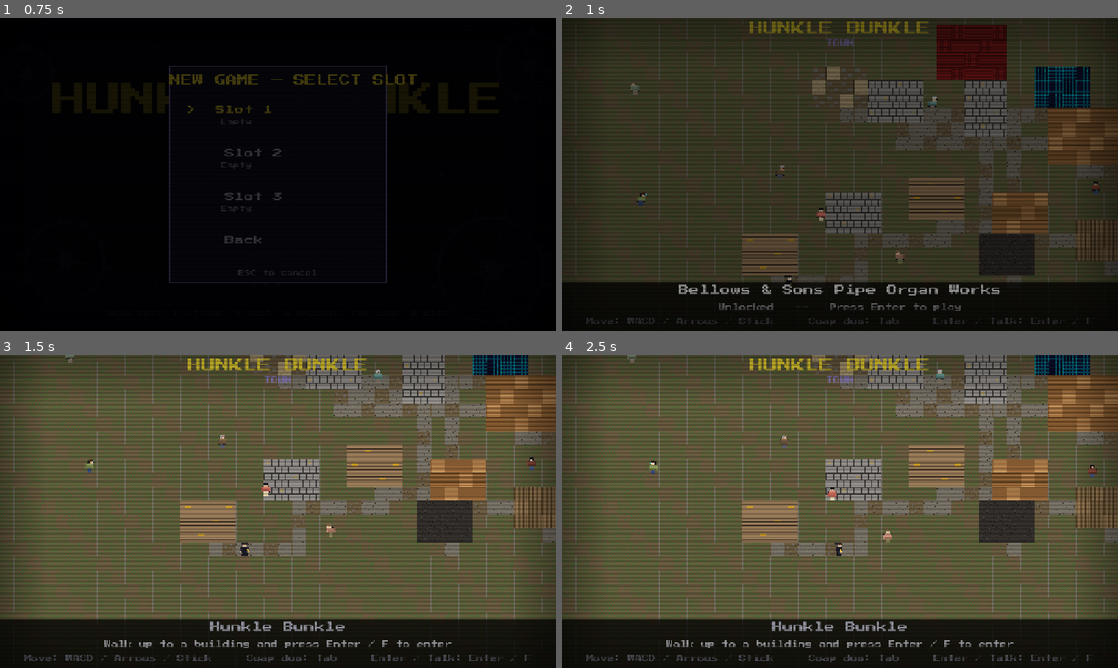
Above: before the commit, frames 1-4 (two rows, left to right).
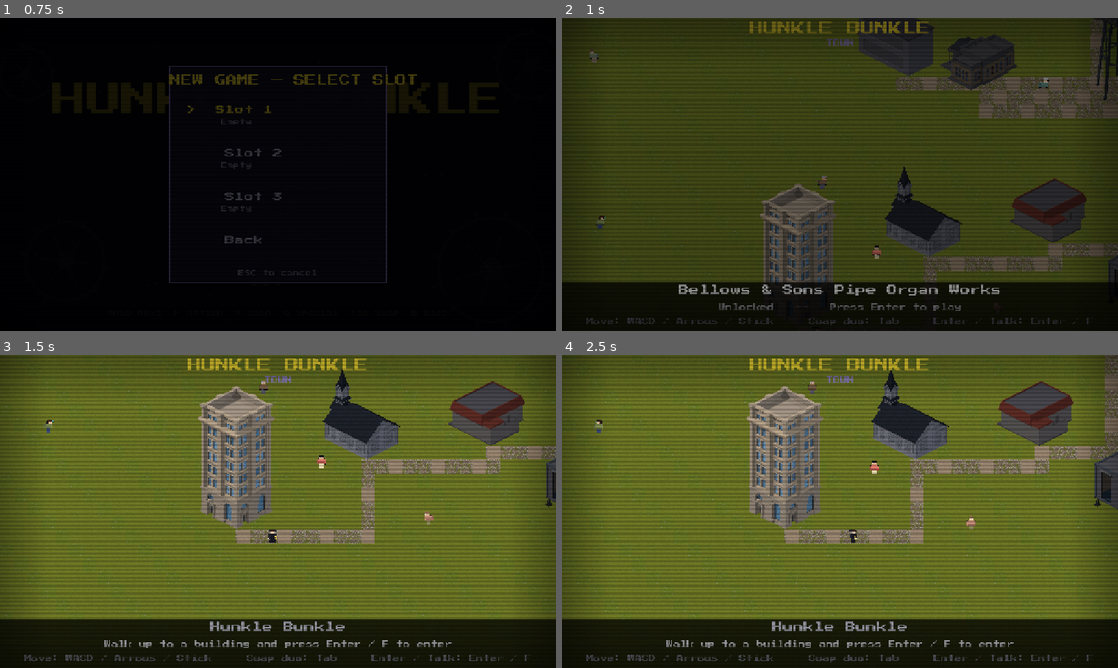
Above: after the commit, the same moments.

Repository: dougreichard/rpg_game
Game: Godot game, scene res://scenes/ui/TitleScreen.tscn
Two runs of this game, one before a commit and one after it. Both use one fixed random seed, a clock stepped at 60 frames per second and the inputs below.
Inputs (mouse positions are in pixels of both pictures, inside the frame that each line leads up to):
- Up to frame 1 (0.75 s): tap Enter (ui_accept) at 0.5 s; move the mouse to (400, 158) at 0.52 s; hold D (move_right) from 0.53 s (still down); hold Enter (ui_accept) from 0.53 s (still down); click (400, 158) at 0.67 s
- Up to frame 2 (1 s): keep holding D (move_right); keep holding Enter (ui_accept)
- Up to frame 3 (1.5 s): release D (move_right) at 1.25 s; release Enter (ui_accept) at 1.25 s; drag from (166, 527) to (250, 574) at 1.27 s
- Up to frame 4 (2.5 s): tap Enter (ui_accept) at 2 s; move the mouse to (895, 442) at 2.02 s; hold D (move_right) from 2.03 s (still down); hold Enter (ui_accept) from 2.03 s (still down); tap B (bies_mode) at 2.1 s

Frame 1 is identical in both runs. In frame 2, 23% of the frame differs, in the area x 0-100%, y 0-85%; in frame 3, 61%; in frame 4, 61%.

Commit message:
Add Synty 2.5D overworld: building sprites + ground tiles
Replace the flat color-blocked overworld with a Synty low-poly look,
rendered to 2D so the game stays 2D (see docs/synty_2_5d_art_plan.md).

- 14 building sprites rendered from Synty FBX at a locked 3/4 angle
  (Blender headless pipeline in synty_source/, git-ignored) and trimmed
  to alpha bounds -> assets/art/synty/buildings/<location_id>.png.
- overworld_map.gd: y-sorted Sprite2D per location anchored on its
  footprint (duo interleaves by screen-Y); old flat icon/tint suppressed
  when a sprite exists; tile-fill kept only as fallback.
- Synty ground tileset baked from NatureBiomes terrain (grass + dirt
  path) via PlaceholderArt.make_synty_ground_tileset(); replaces the
  hb_tiles grass/road.
- SPREAD factor + _grid() scale authored anchors/NPC homes apart and grow
  the grid so buildings have breathing room.
- Also includes the earlier fix routing "Quit to Map" / level exits back
  to the correct building via GameManager.last_location_id.

Co-Authored-By: Claude Opus 4.8 <noreply@anthropic.com>

Diff:
--- a/scripts/overworld/overworld_map.gd
+++ b/scripts/overworld/overworld_map.gd
@@ -14,8 +14,14 @@
 # around the town like a level's camera-follow instead of showing it all at
 # once.
 const MAP_OFFSET: Vector2i = Vector2i(10, 8)
-const GRID_COLS: int = 40 + MAP_OFFSET.x * 2
-const GRID_ROWS: int = 19 + MAP_OFFSET.y * 2
+# Authored LOCS anchors / NPC homes live in a compact 40x19 grid. SPREAD scales
+# those coordinates apart (via _grid) so the 3/4 building sprites have breathing
+# room and the town reads as a bigger place; GRID grows to match.
+const SPREAD: float = 1.5
+const AUTHORED_COLS: int = 40
+const AUTHORED_ROWS: int = 19
+const GRID_COLS: int = int(AUTHORED_COLS * SPREAD) + MAP_OFFSET.x * 2
+const GRID_ROWS: int = int(AUTHORED_ROWS * SPREAD) + MAP_OFFSET.y * 2
 const INTERACT_RADIUS: float = 48.0
 const NPC_INTERACT_RADIUS: float = 40.0
 const CAMERA_SMOOTHING_SPEED: float = 5.0
@@ -74,20 +80,28 @@
 const T_CARPET: int = 6
 const T_CYBER: int = 7
 
-const GRASS_TILE: Vector2i = Vector2i(4, T_OUTDOOR)
-const GRASS_ACCENT_TILE: Vector2i = Vector2i(2, T_OUTDOOR)
+# Tile coords into PlaceholderArt.make_synty_ground_tileset() (2x2 atlas):
+#   (0,0) grass  (1,0) grass accent  (0,1) path/road  (1,1) dirt accent
+const GRASS_TILE: Vector2i = Vector2i(0, 0)
+const GRASS_ACCENT_TILE: Vector2i = Vector2i(1, 0)
 const GRASS_ACCENT_PERIOD: int = 5
 # Roads previously reused the indoor STONE-row ashlar tile, which read as a
 # dropped-in dungeon floor square rather than a path. Gravel/packed-dirt
 # OUTDOOR tiles are non-directional (work for both horizontal and vertical
 # road runs) and contrast with the green grass tiles, so an L-shaped route
 # reads as a worn road cut through the lawn.
-const ROAD_TILE: Vector2i = Vector2i(3, T_OUTDOOR)
-const ROAD_ACCENT_TILE: Vector2i = Vector2i(1, T_OUTDOOR)
+const ROAD_TILE: Vector2i = Vector2i(0, 1)
+const ROAD_ACCENT_TILE: Vector2i = Vector2i(1, 1)
 const ROAD_ACCENT_PERIOD: int = 3
-# zip_line / the_drop share the OUTDOOR row with grass — use distinct columns
-# so their building footprints read as built structures, not more lawn.
-const OUTDOOR_BUILDING_TILES: Array = [Vector2i(5, T_OUTDOOR), Vector2i(8, T_OUTDOOR)]
+
+# Synty 2.5D building sprites (see docs/synty_2_5d_art_plan.md). One PNG per
+# location id, rendered at the locked 3/4 angle and trimmed to its alpha bounds.
+# When present, the sprite replaces the flat tile footprint; locations without a
+# sprite fall back to _paint_building's tile fill.
+const BUILDING_SPRITE_DIR: String = "res://assets/art/synty/buildings/"
+# A sprite is scaled so its display width ~= footprint width * this factor (3/4
+# buildings overhang their ground footprint, so a little wider than the tiles).
+const BUILDING_WIDTH_FACTOR: float = 1.4
 
 const LOCS: Array = [
 	{
@@ -197,6 +211,7 @@
 var _id_to_idx: Dictionary = {}
 var _loc_pos: Array = []   # Vector2 pixel center per location, parallel to LOCS
 var _loc_door: Array = []  # Vector2i door tile per location, parallel to LOCS
+var _building_sprites: Array = []  # Sprite2D (or null) per location, parallel to LOCS
 var _nearby_idx: int = -1
 var _npcs: Array = []      # parallel to QuestData.NPC_DATA
 var _nearby_npc_idx: int = -1
@@ -214,7 +229,12 @@
 # LOCS anchors are authored against the original 40x19 layout; offset them
 # into the padded GRID_COLS x GRID_ROWS grid.
 func _anchor(loc: Dictionary) -> Vector2i:
-	return Vector2i(loc["anchor"]) + MAP_OFFSET
+	return _grid(Vector2i(loc["anchor"]))
+
+
+# Map an authored 40x19 tile coordinate into the spread-out, padded play grid.
+func _grid(c: Vector2i) -> Vector2i:
+	return Vector2i(roundi(c.x * SPREAD), roundi(c.y * SPREAD)) + MAP_OFFSET
 
 
 func _ready() -> void:
@@ -227,7 +247,11 @@
 		var size: Vector2i = loc["size"]
 		_loc_pos.append(Vector2((anchor.x + size.x / 2.0) * TILE, (anchor.y + size.y / 2.0) * TILE))
 		_loc_door.append(Vector2i(anchor.x + size.x / 2, mini(anchor.y + size.y, GRID_ROWS - 1)))
+	# Y-sort the root so building sprites, the duo, and town NPCs interleave by
+	# screen-Y -- the duo passes behind tall buildings and in front of near ones.
+	y_sort_enabled = true
 	_build_floor()
+	_build_building_sprites()
 	_build_building_colliders()
 	_build_ui()
 	_setup_camera()
@@ -251,7 +275,7 @@
 func _build_floor() -> void:
 	var tile_map := TileMap.new()
 	tile_map.name = "Floor"
-	tile_map.tile_set = PlaceholderArt.make_hb_tileset()
+	tile_map.tile_set = PlaceholderArt.make_synty_ground_tileset()
 	add_child(tile_map)
 	move_child(tile_map, 0)
 	tile_map.add_layer(1)
@@ -270,7 +294,10 @@
 		_paint_road(tile_map, _loc_door[ai], _loc_door[bi])
 
 	for i: int in LOCS.size():
-		_paint_building(tile_map, i)
+		# Sprite'd buildings stand on the grass/road; only tile-fill the footprint
+		# for locations that have no rendered sprite yet (fallback).
+		if not _has_building_sprite(LOCS[i]["id"]):
+			_paint_building(tile_map, i)
 
 # Orthogonal L-shaped road: horizontal run from a along a's row to b's column,
 # then vertical run down/up b's column to b. Roads sit on layer 1, buildings
@@ -293,16 +320,45 @@
 func _road_tile_at(x: int, y: int) -> Vector2i:
 	return ROAD_ACCENT_TILE if (x * 7 + y * 13) % ROAD_ACCENT_PERIOD == 0 else ROAD_TILE
 
+# Fallback for a location with no rendered building sprite: pave its footprint
+# as a dirt "lot" so the spot still reads as built ground. With all 14 locations
+# now sprite'd this rarely runs, but it stays valid against the Synty ground atlas.
 func _paint_building(tile_map: TileMap, idx: int) -> void:
 	var loc: Dictionary = LOCS[idx]
 	var anchor: Vector2i = _anchor(loc)
 	var size: Vector2i = loc["size"]
-	var tiles: Array = OUTDOOR_BUILDING_TILES if loc["terrain_row"] == T_OUTDOOR else \
-			[Vector2i(0, loc["terrain_row"]), Vector2i(1, loc["terrain_row"])]
 	for x: int in range(anchor.x, anchor.x + size.x):
 		for y: int in range(anchor.y, anchor.y + size.y):
-			var tile: Vector2i = tiles[1] if (x + y) % 3 == 0 else tiles[0]
+			var tile: Vector2i = ROAD_ACCENT_TILE if (x + y) % 3 == 0 else ROAD_TILE
 			tile_map.set_cell(2, Vector2i(x, y), 0, tile)
+
+func _has_building_sprite(id: String) -> bool:
+	return ResourceLoader.exists(BUILDING_SPRITE_DIR + id + ".png")
+
+# Place a Synty 2.5D building sprite per location, anchored at the front-bottom
+# centre of its footprint so its base sits on the ground tile and it rises up
+# and back in 3/4 view. Added as a y-sorted root child so the duo interleaves.
+func _build_building_sprites() -> void:
+	_building_sprites.resize(LOCS.size())  # all null
+	for i: int in LOCS.size():
+		var loc: Dictionary = LOCS[i]
+		var path: String = BUILDING_SPRITE_DIR + String(loc["id"]) + ".png"
+		if not ResourceLoader.exists(path):
+			continue
+		var tex: Texture2D = load(path)
+		var anchor: Vector2i = _anchor(loc)
+		var size: Vector2i = loc["size"]
+		var spr := Sprite2D.new()
+		spr.texture = tex
+		# Bottom edge of the (alpha-trimmed) texture sits at the node origin.
+		spr.offset = Vector2(0.0, -tex.get_height() / 2.0)
+		var s: float = (size.x * TILE * BUILDING_WIDTH_FACTOR) / float(tex.get_width())
+		spr.scale = Vector2(s, s)
+		spr.position = Vector2((anchor.x + size.x / 2.0) * TILE, (anchor.y + size.y) * TILE)
+		if not _is_unlocked(i):
+			spr.modulate = Color(0.5, 0.5, 0.55)  # dim locked locations
+		add_child(spr)
+		_building_sprites[i] = spr
 
 # One StaticBody2D per building footprint so the duo can't walk through them —
 # the door tile (one row below the footprint) is left clear for entry.
@@ -390,7 +446,7 @@
 			continue
 		var npc = NpcScript.new()
 		add_child(npc)
-		var home: Vector2 = Vector2(Vector2i(data["home"]) + MAP_OFFSET) * TILE + Vector2(TILE / 2.0, TILE / 2.0)
+		var home: Vector2 = Vector2(_grid(Vector2i(data["home"]))) * TILE + Vector2(TILE / 2.0, TILE / 2.0)
 		var npc_key: String = data["name"].to_lower()
 		var npc_frames: SpriteFrames = SpriteLoader.try_load_npc(npc_key)
 		var npc_scale: float = SpriteLoader.NPC_SPRITE_SCALE if npc_frames != null else 1.0
@@ -680,6 +736,10 @@
 	if loc["id"] == "gimme_dat_spoon":
 		TransitionManager.change_scene(loc["scene"])
 		return
+	# Remember which location we entered so any exit path -- doorway, level
+	# clear, or the pause menu's "Quit to Map" -- returns the duo to this
+	# building's door instead of always defaulting to Pipe Organ Works.
+	GameManager.last_location_id = loc["id"]
 	GameManager.pending_level = loc["scene"]
 	GameManager.pending_level_name = loc["name"]
 	GameManager.pending_level_duo = loc.get("duo", [])
@@ -703,14 +763,17 @@
 	var anchor: Vector2i = _anchor(loc)
 	var size: Vector2i = loc["size"]
 	var rect := Rect2(Vector2(anchor) * TILE, Vector2(size) * TILE)
-
-	if not unlocked:
-		draw_rect(rect, Color(0.0, 0.0, 0.0, 0.55))
-	elif completed:
-		draw_rect(rect, Color(0.3, 1.0, 0.4, 0.10))
-
-	var icon_col: Color = Color(1.0, 1.0, 1.0, 0.9) if unlocked else Color(0.5, 0.5, 0.55, 0.6)
-	_draw_icon(icon, p, icon_col)
+	# A rendered building sprite (drawn as a y-sorted child) covers the footprint
+	# and carries its own identity + locked dimming, so skip the flat tile-era
+	# tint/icon for those; the name label below still renders for every location.
+	var has_sprite: bool = idx < _building_sprites.size() and _building_sprites[idx] != null
+	if not has_sprite:
+		if not unlocked:
+			draw_rect(rect, Color(0.0, 0.0, 0.0, 0.55))
+		elif completed:
+			draw_rect(rect, Color(0.3, 1.0, 0.4, 0.10))
+		var icon_col: Color = Color(1.0, 1.0, 1.0, 0.9) if unlocked else Color(0.5, 0.5, 0.55, 0.6)
+		_draw_icon(icon, p, icon_col)
 
 	var label_col: Color
 	if idx == _nearby_idx:  label_col = Color(1.0, 1.0, 0.4)
--- a/scripts/systems/placeholder_art.gd
+++ b/scripts/systems/placeholder_art.gd
@@ -313,6 +313,30 @@
 	_hb_ts = ts
 	return ts
 
+# Synty-derived overworld ground tileset (see docs/synty_2_5d_art_plan.md). A
+# 2x2 atlas of 32px tiles baked from NatureBiomes terrain textures:
+#   (0,0) grass   (1,0) grass accent   (0,1) path/road   (1,1) dirt accent
+# Used by overworld_map.gd's floor so the ground reads as Synty terrain under
+# the 3/4 building sprites.
+static var _synty_ground_ts: TileSet = null
+
+static func make_synty_ground_tileset() -> TileSet:
+	if _synty_ground_ts != null:
+		return _synty_ground_ts
+	var tex: Texture2D = load("res://assets/art/tiles/synty_ground.png")
+	var src := TileSetAtlasSource.new()
+	src.texture = tex
+	src.texture_region_size = Vector2i(32, 32)
+	src.use_texture_padding = false
+	for row: int in 2:
+		for col: int in 2:
+			src.create_tile(Vector2i(col, row))
+	var ts := TileSet.new()
+	ts.tile_size = Vector2i(32, 32)
+	ts.add_source(src, 0)
+	_synty_ground_ts = ts
+	return ts
+
 # Generic prop/gate texture: a beveled panel with an outer black frame.
 # Works for any rectangular prop — wall gates, containers, doors, etc.
 # Thick props (w>16, h>16) get an inner bevel for a 3-D recessed panel look.
Not shown, changed: .mcp.json
Binary file added: assets/art/synty/buildings/carnival.png
Not shown, added: assets/art/synty/buildings/carnival.png.import
Binary file added: assets/art/synty/buildings/clocktower.png
Not shown, added: assets/art/synty/buildings/clocktower.png.import
Binary file added: assets/art/synty/buildings/gimme_dat_spoon.png
Not shown, added: assets/art/synty/buildings/gimme_dat_spoon.png.import
Binary file added: assets/art/synty/buildings/grand_marquee.png
Not shown, added: assets/art/synty/buildings/grand_marquee.png.import
Binary file added: assets/art/synty/buildings/harbor_docks.png
Not shown, added: assets/art/synty/buildings/harbor_docks.png.import
Binary file added: assets/art/synty/buildings/iron_strings_gym.png
(and 23 more such lines)
